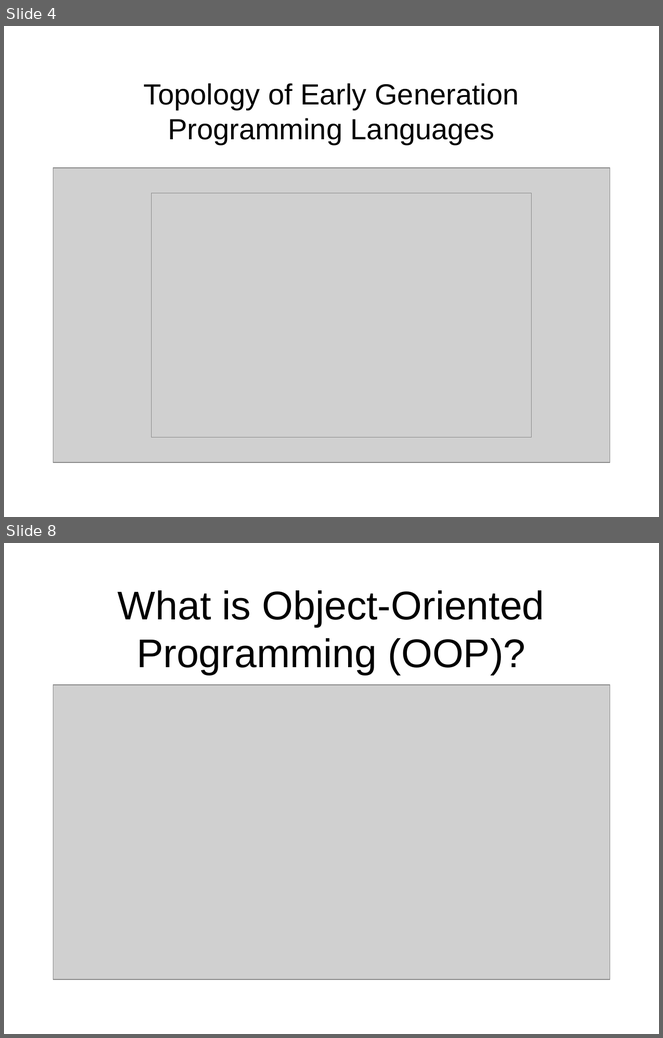
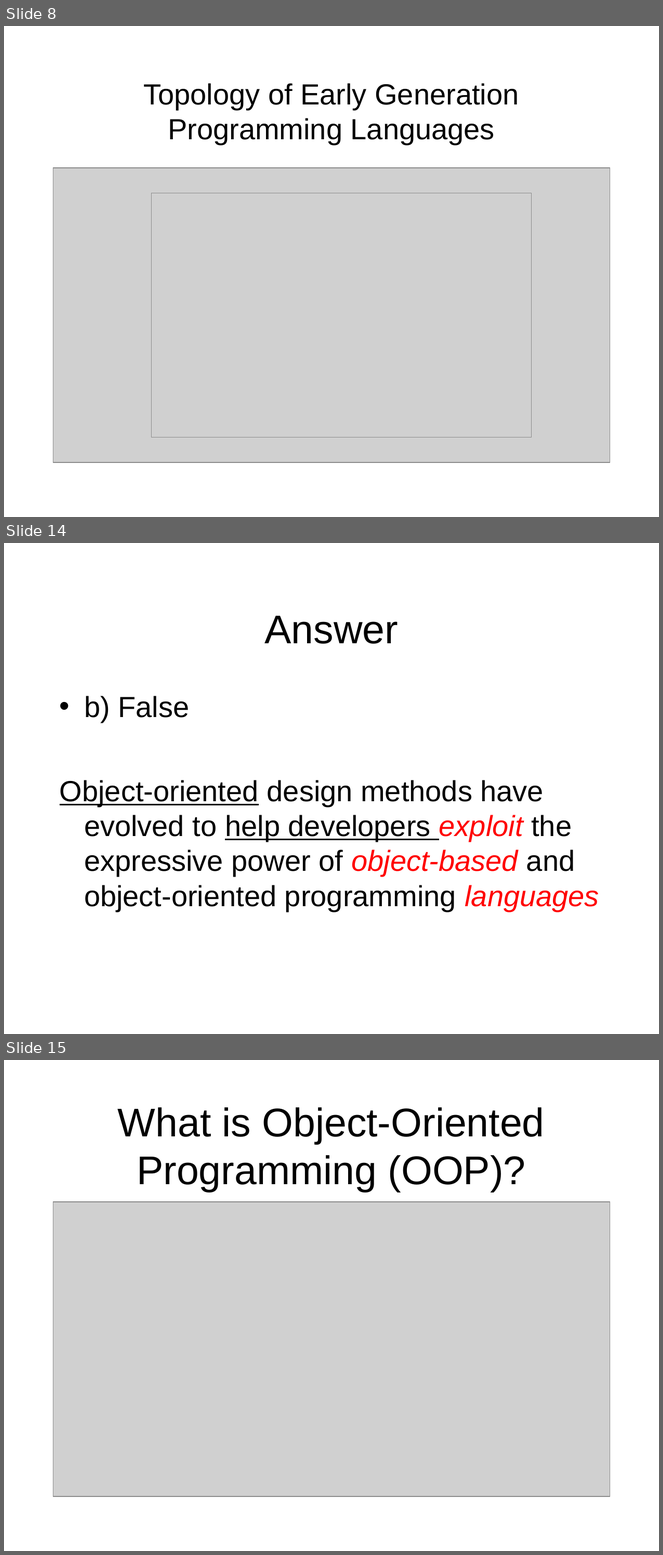
Before and after one commit to octaviordz/zjnu2017.github.io, a slide deck: OOAD/lectures/030--Object.Model.ppt. Shown one above the other, each under a label of ours: slides 4 and 8 before the commit, slides 8, 14 and 15 after it; the slides between them are not shown. The pictures are 663x1038 and 663x1555 pixels, drawn with LibreOffice and Linux fonts; fonts in the diff are those of the drawing; grey boxes stand for pictures. Boxes give left, top, right and bottom in pixels: in the first picture for what was removed or moved away, otherwise in the second. Text is boxed around its words. In the diff, an @@ line names an element or a change of style, - is before the commit and + after.

```diff
--- a/OOAD/lectures/030--Object.Model.ppt
+++ b/OOAD/lectures/030--Object.Model.ppt
@@ slide 14 added at [4,543,659,1034], background #FFFFFF @@
@@ title added at [265,616,398,644], 44 pt, text #000000 @@
+Answer
@@ text added at [60,696,599,912], 32 pt, text #000000 @@
+• b) False
+Object-oriented design methods have evolved to help developers exploit the expressive power of object-based and object-oriented programming languages
@@ what was slide 4 is now slide 8 @@
@@ what was slide 8 is now slide 15 @@
```
Also in this commit, not shown: 7 slides changed, 23 other slides added, 2 other files.
